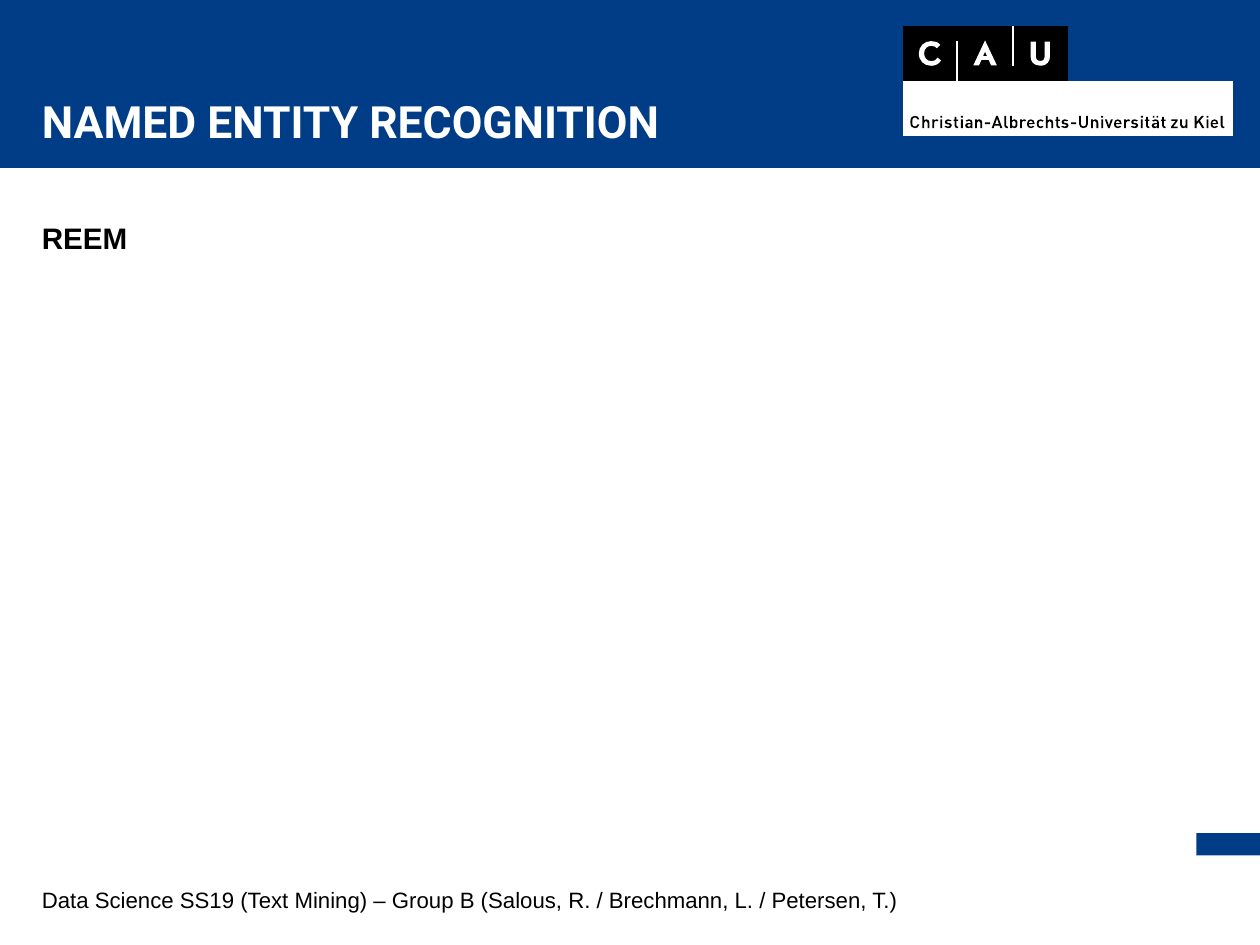
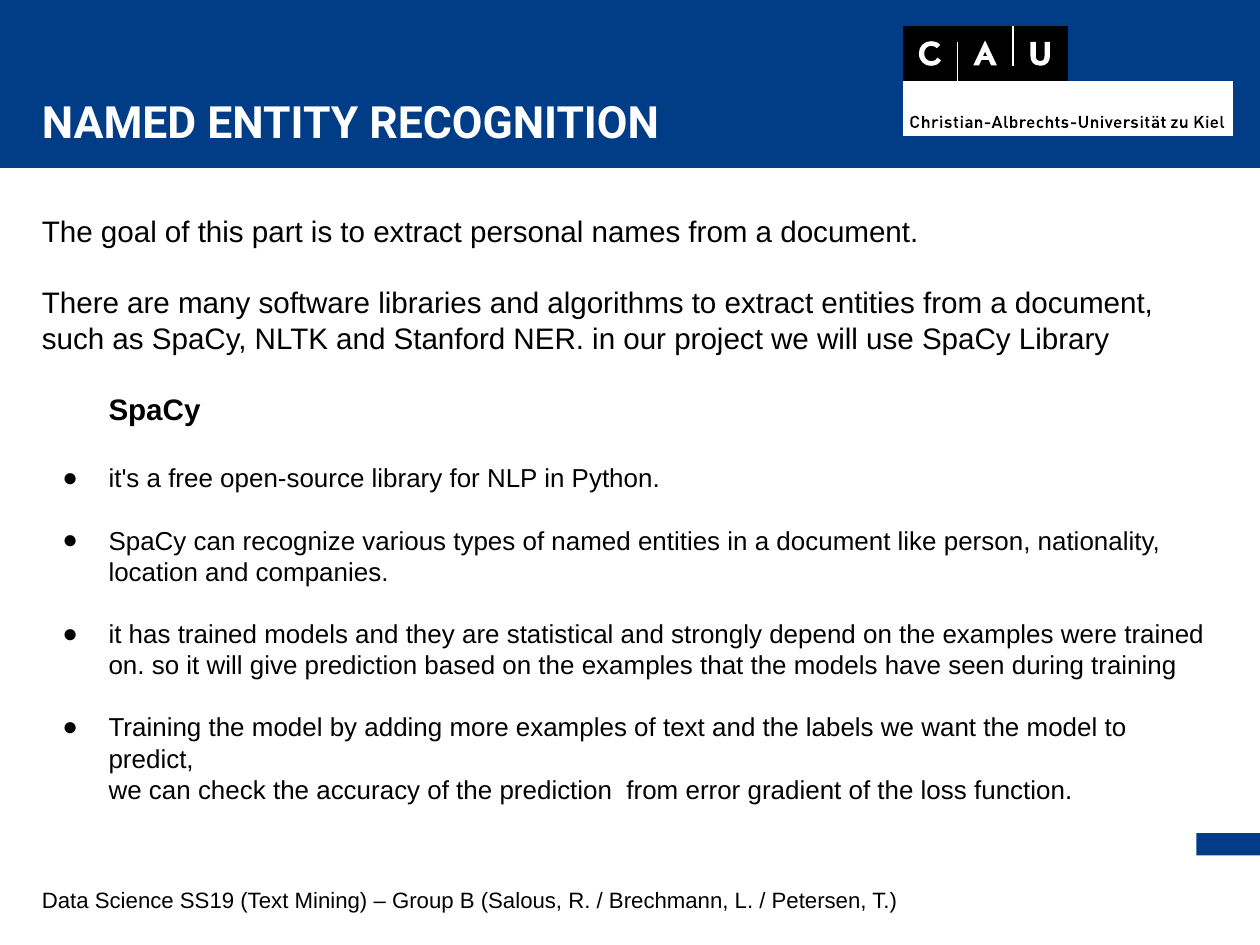
Before and after one commit to thorge/concept-ranking, a slide deck: slide 9 of presentation/pres.odp. Drawn at 1260x945 pixels with LibreOffice and Linux fonts; fonts in the diff are those of the drawing. Boxes give left, top, right and bottom in pixels: in the first picture for what was removed or moved away, otherwise in the second. Text is boxed around its words. In the diff, an @@ line names an element or a change of style, - is before the commit and + after.

Commit message:
adding NER Slide

```diff
--- a/presentation/pres.odp
+++ b/presentation/pres.odp
@@ free removed at [41,220,1217,256] @@
-REEM
@@ free added at [41,213,1217,871], 14 pt, text #000000 @@
+The goal of this part is to extract personal names from a document.
+There are many software libraries and algorithms to extract entities from a document, such as SpaCy, NLTK and Stanford NER. in our project we will use SpaCy Library
+SpaCy
+● it's a free open-source library for NLP in Python.
+● SpaCy can recognize various types of named entities in a document like person, nationality, location and companies.
+● it has trained models and they are statistical and strongly depend on the examples were trained on. so it will give prediction based on the examples that the models have seen during training
+● Training the model by adding more examples of text and the labels we want the model to predict,
+we can check the accuracy of the prediction from error gradient of the loss function.
```
Also in this commit, not shown: 12 other slides changed.
